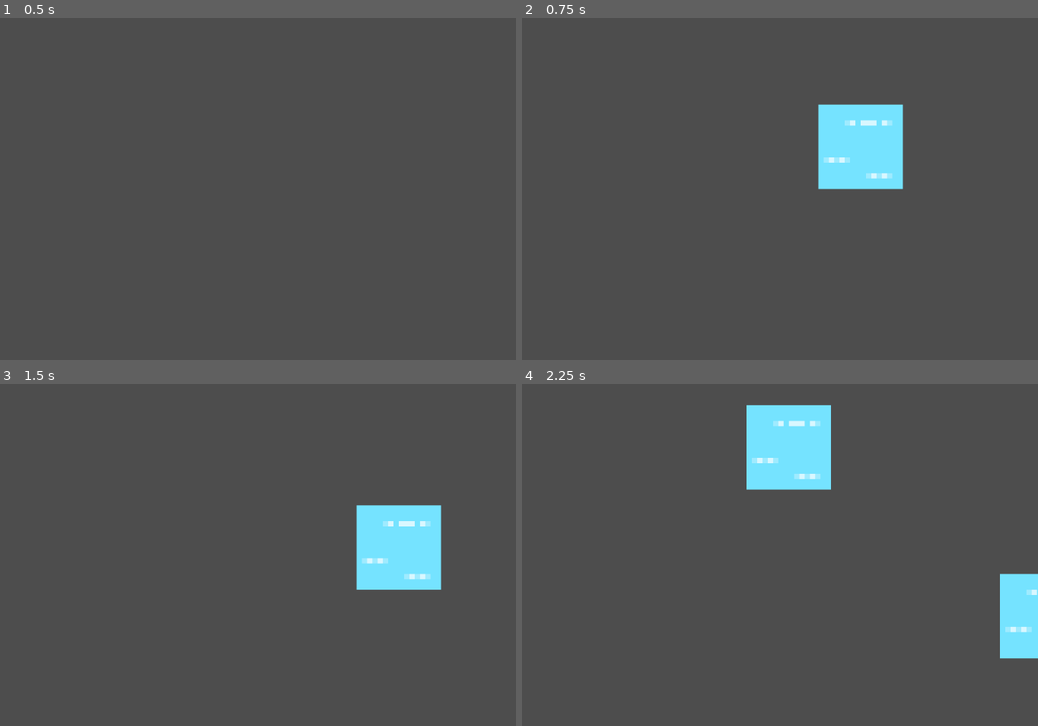
Above: before the commit, frames 1-4 (two rows, left to right).
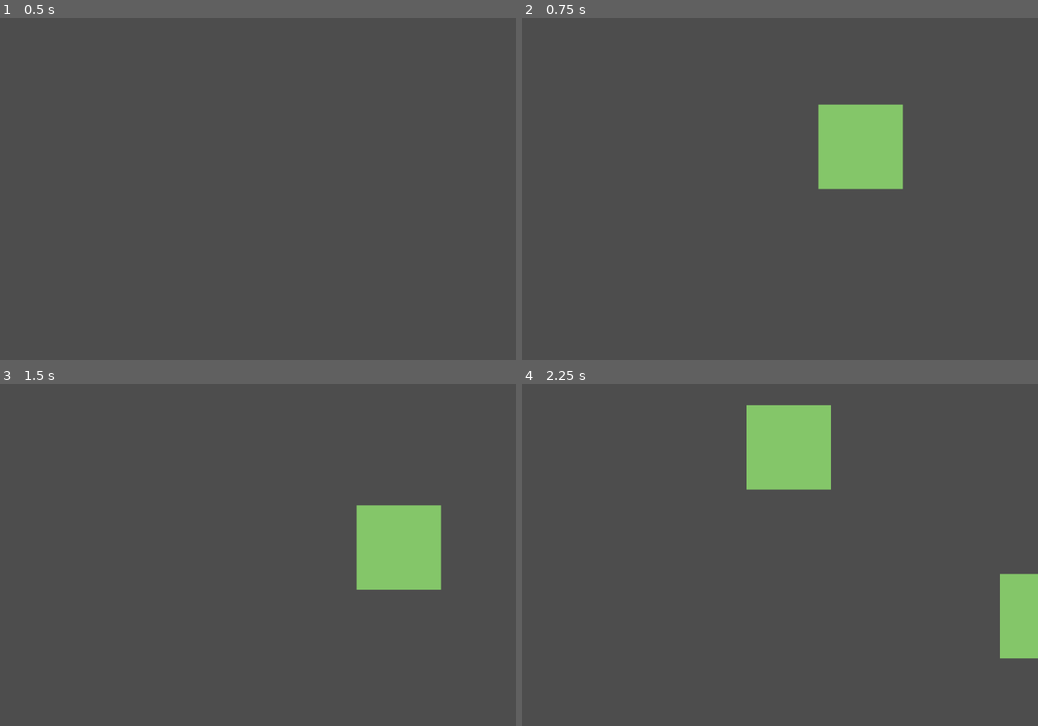
Above: after the commit, the same moments.

Repository: koljapluemer/vocab-city
Game: Godot game, scene res://scenes/Game.tscn
The game is run twice, just before and just after one commit, with the same random seed, the same clock (stepped at 60 frames per second) and the same inputs.
Inputs (mouse positions are in pixels of both pictures, inside the frame that each line leads up to):
- Up to frame 1 (0.5 s): no input
- Up to frame 2 (0.75 s): tap Enter at 0.5 s; move the mouse to (867, 171) at 0.52 s; right-click (867, 171) at 0.6 s; click (867, 171) at 0.67 s
- Up to frame 3 (1.5 s): tap Space at 1.25 s; drag from (92, 572) to (180, 623) at 1.27 s
- Up to frame 4 (2.25 s): tap Enter at 2 s; move the mouse to (795, 479) at 2.02 s; right-click (795, 479) at 2.1 s; click (795, 479) at 2.17 s

Frame 1 is identical in both runs. In frame 2, 4.1% of the frame differs, in the area x 57-74%, y 25-51%; in frame 3, 4.1%; in frame 4, 5.9%, in the area x 43-100%, y 6-81%.

Commit message:
allow delete

Diff:
--- a/scripts/Game.gd
+++ b/scripts/Game.gd
@@ -5,10 +5,5 @@
 
 func _physics_process(_delta):
 	if (Input.is_action_just_pressed("mb_right")):
-		print("Right click")
 		var pos = get_global_mouse_position()
 		grid.handle_right_click(pos)
-		# var cell = load("res://scenes/prefabs/Cell.tscn")
-		# var inst = cell.instantiate()
-		# inst.set_position(pos)
-		# add_child(inst)
--- a/scripts/Grid.gd
+++ b/scripts/Grid.gd
@@ -7,6 +7,7 @@
 var grid: Dictionary = {}
 var editModeActive = false
 var activeMapCoords
+
 
 # Grid Helper Functions
 
@@ -19,12 +20,12 @@
 func delete_cell_at_grid_pos(pos):
 	if !grid.has(pos):
 		return
-	grid[pos].delete()
+	grid[pos].set_state_none()
 	grid.erase(pos)
 
 func get_cell_state(pos):
 	if !grid.has(pos):
-		return "empty"
+		return "none"
 	return grid[pos].state
 
 func get_or_create_cell_at(mapPos):
@@ -35,9 +36,10 @@
 # Taking input
 
 func handle_right_click(pos):
-	print("Handling Right Click in Grid")
 	var mapPos = Grid.pos_to_grid_pos(pos)
-	var cell = get_or_create_cell_at(mapPos)
-	add_child(cell.node)
-	print("got cell: ", cell)
-	cell.set_state_empty()
+	if !get_cell_state(mapPos) == "none":
+		delete_cell_at_grid_pos(mapPos)
+	else:
+		var cell = get_or_create_cell_at(mapPos)
+		cell.set_state_empty()
+		add_child(cell.node)
--- a/scripts/classes/Cell.gd
+++ b/scripts/classes/Cell.gd
@@ -16,10 +16,17 @@
 	mapPos = _mapPos
 	objects = []
 	state = "none"
-	node = prefabCell.instantiate()
-	node.position = mapPos * Grid.cell_size
 
+func create_node_if_not_existing():
+	if node == null:
+		node = prefabCell.instantiate()
+		node.position = mapPos * Grid.cell_size
 
 func set_state_empty():
+	create_node_if_not_existing()
 	state = "empty"
-	#set_texture(load("res://assets/Kenney_Tiles/tile_0000.png"))
+	node.set_texture(load("res://assets/Kenney_Tiles/tile_0000.png"))
+
+func set_state_none():
+	state = "none"
+	node.queue_free()
